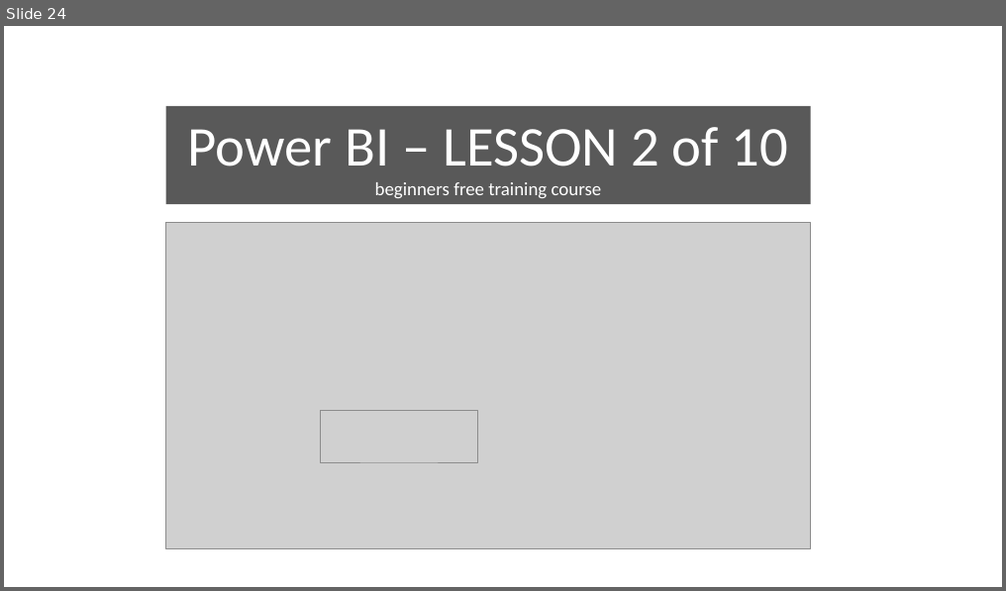
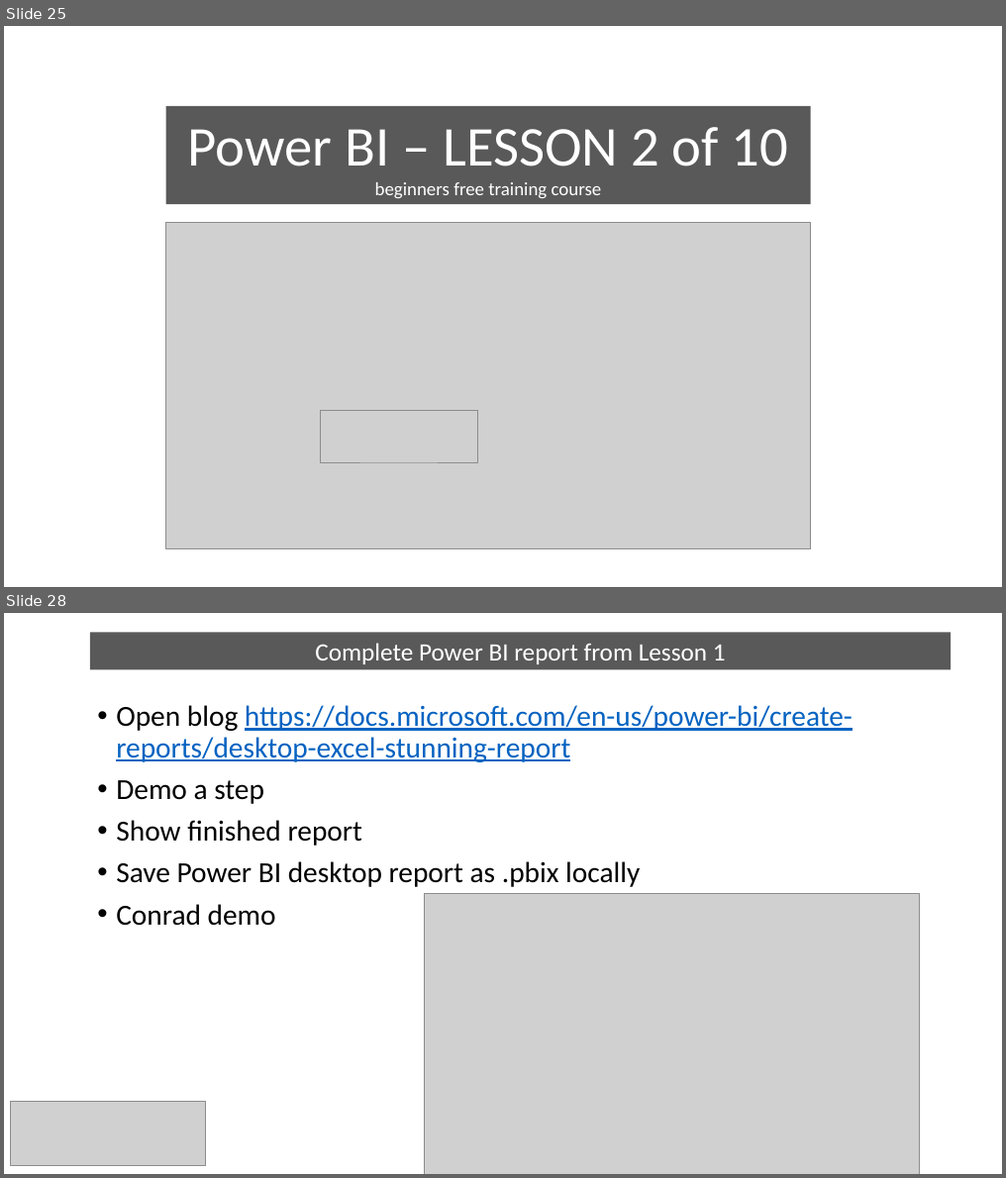
Before and after one commit to wottabyte/PBITraining, a slide deck: 202110-Burnley/Microsoft Power BI training Burnley Oct21.pptx. Shown one above the other, each under a label of ours: slide 24 before the commit, slides 25 and 28 after it; the slides between them are not shown. The pictures are 1006x591 and 1006x1178 pixels, drawn with LibreOffice and Linux fonts; fonts in the diff are those of the drawing; grey boxes stand for pictures. Boxes give left, top, right and bottom in pixels: in the first picture for what was removed or moved away, otherwise in the second. Text is boxed around its words. In the diff, an @@ line names an element or a change of style, - is before the commit and + after.

```diff
--- a/202110-Burnley/Microsoft Power BI training Burnley Oct21.pptx
+++ b/202110-Burnley/Microsoft Power BI training Burnley Oct21.pptx
@@ slide 28 added at <box>4,613,1002,1174</box>, background #FFFFFF @@
@@ rectangle added at <box>90,633,951,669</box>, fill #595959, 24 pt, text #FFFFFF @@
+Complete Power BI report from Lesson 1
@@ text added at <box>116,705,852,926</box>, 28 pt, text #0563C1, underline @@
+• Open blog https://docs.microsoft.com/en-us/power-bi/create-reports/desktop-excel-stunning-report
+• Demo a step
+• Show finished report
+• Save Power BI desktop report as .pbix locally
+• Conrad demo
@@ picture added at <box>425,894,920,1174</box> @@
@@ picture added at <box>11,1102,206,1166</box> @@
@@ what was slide 24 is now slide 25 @@
```
Also in this commit, not shown: 1 slide changed, 19 other slides added.
